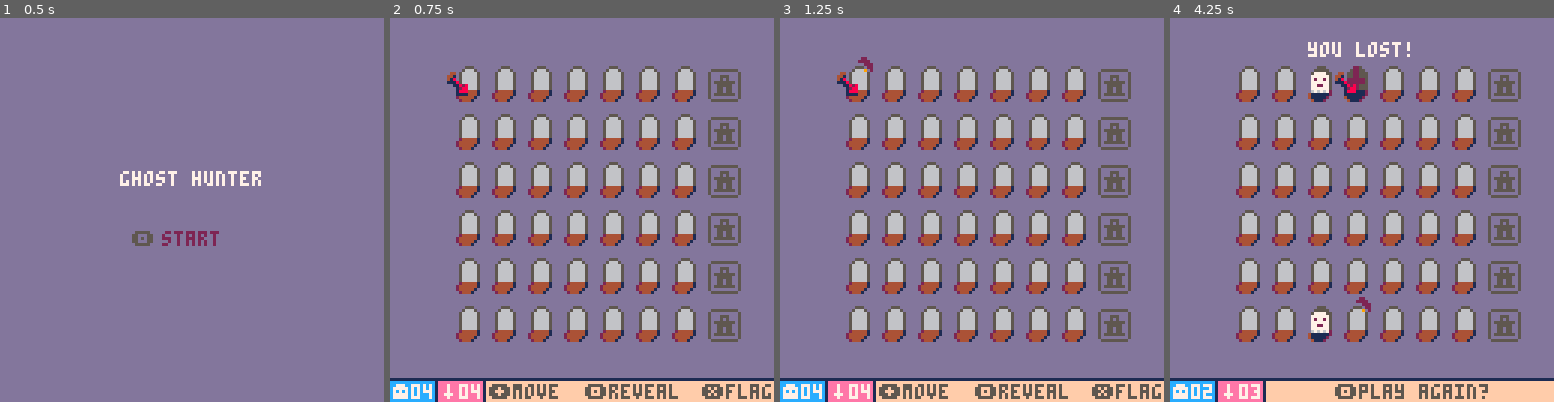
Above: before the commit, frames 1-4 (left to right).
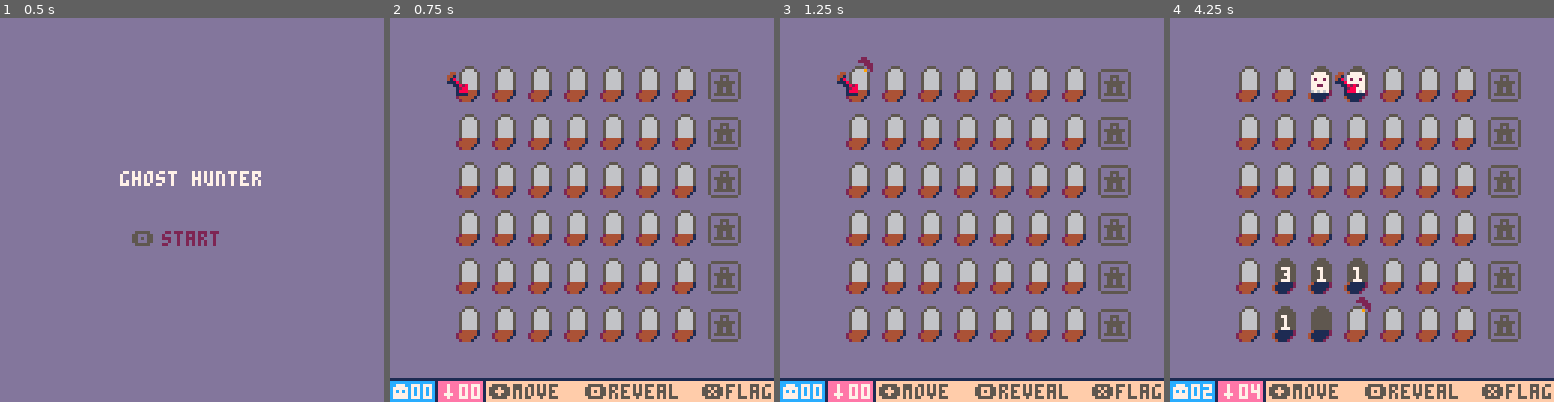
Above: after the commit, the same moments.

Repository: J0shW/ghosthunter
Game: PICO-8 cartridge ghosthunter.p8
The game is run twice, just before and just after one commit, with the same random seed, the same clock (stepped at 60 frames per second) and the same inputs.
Inputs:
- Up to frame 1 (0.5 s): tap X (X key) at 0.33 s
- Up to frame 2 (0.75 s): tap O (Z key) at 0.7 s
- Up to frame 3 (1.25 s): tap X (X key) at 1.07 s
- Up to frame 4 (4.25 s): hold Right 1.6-2.1 s; tap O (Z key) every 0.4 s from 1.7 to 4.1 s; tap X (X key) at 1.85, 2.97, 4.08 s; hold Up 2.15-2.42 s; hold Right 2.47-3.03 s; hold Left 3.08-3.58 s; hold Down 3.63-3.97 s; hold Right from 4.02 s (still down)

Frame 1 is identical in both runs. In frame 2, less than 0.1% of the frame differs, in the area x 8-23%, y 95-100%; in frame 3, less than 0.1%; in frame 4, 3.8%, in the area x 21-100%, y 6-100%.

Commit message:
Added delayed mine placement

Diff:
--- a/main.lua
+++ b/main.lua
@@ -38,6 +38,7 @@
  gamestate=gameStates.startMenu
  numMines=10
  t=0
+ firstMove=true -- this is used to make sure the first move is not a mine
 end
 
 function _draw()
@@ -171,12 +172,12 @@
 
  if gamestate==gameStates.startMenu then
   if btnp(🅾️) then
-   initBoard(4, 4)
+   clearBoard()
    gamestate=gameStates.playing
   end
  elseif gamestate==gameStates.won or gamestate==gameStates.lost then
   if btnp(🅾️) then
-   initBoard(4, 4)
+   clearBoard()
    gamestate=gameStates.playing
   end
  elseif gamestate==gameStates.playing then
@@ -205,30 +206,26 @@
    gamestate=gameStates.lost
   end
 
-  local aboveExists=cursor>boardWidth
-  local belowExists=cursor<=(boardWidth*boardHeight)-boardWidth
-  local leftExists=cursor%boardWidth!=1
-  local rightExists=cursor%boardWidth!=0
   if btnp(⬆️) then
-   cursor=aboveExists and cursor-boardWidth or (boardWidth*boardHeight)-(boardWidth-cursor)
+   cursor=aboveExists(cursor) and cursor-boardWidth or (boardWidth*boardHeight)-(boardWidth-cursor)
   end
   if btnp(⬇️) then
-   cursor=belowExists and cursor+boardWidth or ((cursor-1)%boardWidth)+1
+   cursor=belowExists(cursor) and cursor+boardWidth or ((cursor-1)%boardWidth)+1
   end
   if btnp(⬅️) then
    if activeUpgradeRow!=nil then
     activeUpgradeRow=nil
    else
-    cursor=leftExists and cursor-1 or cursor+(boardWidth-1)
+    cursor=leftExists(cursor) and cursor-1 or cursor+(boardWidth-1)
    end
   end
   if btnp(➡️) then
    -- get row of cursor
    local cursorRow=flr((cursor-1)/boardWidth)+1
-   if rightExists==false and upgrades[cursorRow]==true then
+   if rightExists(cursor)==false and upgrades[cursorRow]==true then
     activeUpgradeRow=cursorRow
    else
-    cursor=rightExists and cursor+1 or cursor-(boardWidth-1)
+    cursor=rightExists(cursor) and cursor+1 or cursor-(boardWidth-1)
    end
   end
   if btnp(❎) then
@@ -262,7 +259,10 @@
     end
     activeUpgradeRow=nil
    else
-    if board[cursor]==tileStates.empty or board[cursor]==tileStates.emptyFlagged then
+    if firstMove==true then
+     firstMove=false
+     initBoard(cursor, 4, 4)
+    elseif board[cursor]==tileStates.empty or board[cursor]==tileStates.emptyFlagged then
      revealTile(cursor)
      sfx(0)
     elseif board[cursor]==tileStates.ghost or board[cursor]==tileStates.ghostFlagged then
@@ -294,16 +294,7 @@
  end
 end
 
-function has_value (tab, val)
- for index, value in ipairs(tab) do
-  if value == val then
-   return true
-  end
- end
- return false
-end
-
-function initBoard(ghostCount, curseCount)
+function clearBoard()
  -- clear upgrades
  for i=1,boardHeight do
   upgrades[i]=nil
@@ -312,72 +303,102 @@
  for i=1,boardWidth*boardHeight do
   board[i]=tileStates.empty
  end
+ firstMove=true
+end
+
+function initBoard(firstMovePos, ghostCount, curseCount)
+ -- create array of firstMovePos and its neighbors including diagonals
+ local firstMovePosNeighbors={firstMovePos}
+ if aboveExists(firstMovePos) then
+  add(firstMovePosNeighbors, firstMovePos-boardWidth)
+ end
+ if belowExists(firstMovePos) then
+  add(firstMovePosNeighbors, firstMovePos+boardWidth)
+ end
+ if leftExists(firstMovePos) then
+  add(firstMovePosNeighbors, firstMovePos-1)
+ end
+ if rightExists(firstMovePos) then
+  add(firstMovePosNeighbors, firstMovePos+1)
+ end
+ if aboveExists(firstMovePos) and leftExists(firstMovePos) then
+  add(firstMovePosNeighbors, firstMovePos-boardWidth-1)
+ end
+ if aboveExists(firstMovePos) and rightExists(firstMovePos) then
+  add(firstMovePosNeighbors, firstMovePos-boardWidth+1)
+ end
+ if belowExists(firstMovePos) and leftExists(firstMovePos) then
+  add(firstMovePosNeighbors, firstMovePos+boardWidth-1)
+ end
+ if belowExists(firstMovePos) and rightExists(firstMovePos) then
+  add(firstMovePosNeighbors, firstMovePos+boardWidth+1)
+ end
+
  for i=1,ghostCount do
   local ghostPos=flr(rnd(boardWidth*boardHeight))+1
-  while board[ghostPos]!=tileStates.empty do
+  while has_value(firstMovePosNeighbors, ghostPos) or board[ghostPos]!=tileStates.empty do
    ghostPos=flr(rnd(boardWidth*boardHeight))+1
   end
   board[ghostPos]=tileStates.ghost
  end
  for i=1,curseCount do
   local cursePos=flr(rnd(boardWidth*boardHeight))+1
-  while board[cursePos]!=tileStates.empty do
+  while has_value(firstMovePosNeighbors, cursePos) or board[cursePos]!=tileStates.empty do
    cursePos=flr(rnd(boardWidth*boardHeight))+1
   end
   board[cursePos]=tileStates.curse
  end
+
+ -- now that the board is set up, reveal the first tile
+ revealTile(firstMovePos)
 end
 
 function countNeighbors(i)
  local count=0
- local aboveExists=i>boardWidth
- local belowExists=i<=(boardWidth*boardHeight)-boardWidth
- local leftExists=i%boardWidth!=1
- local rightExists=i%boardWidth!=0
-
- if aboveExists then
+
+ if aboveExists(i) then
   -- ghost above
   if has_value(ghostAndCurse, board[i-boardWidth]) then
    count+=1
   end
  end
- if belowExists then
+ if belowExists(i) then
   -- ghost below
   if has_value(ghostAndCurse, board[i+boardWidth]) then
    count+=1
   end
  end
- if leftExists then
+ if leftExists(i) then
   -- ghost to the left
   if has_value(ghostAndCurse, board[i-1]) then
    count+=1
   end
  end
- if rightExists then
+ if rightExists(i) then
   -- ghost to the right
   if has_value(ghostAndCurse, board[i+1]) then
    count+=1
   end
  end
- if aboveExists and leftExists then
+ if aboveExists(i) and leftExists(i) then
   -- ghost to the upper left
   if has_value(ghostAndCurse, board[i-boardWidth-1]) then
    count+=1
   end
  end
- if aboveExists and rightExists then
+ if aboveExists(i) and rightExists(i) then
   -- ghost to the upper right
   if has_value(ghostAndCurse, board[i-boardWidth+1]) then
    count+=1
   end
  end
- if belowExists and leftExists then
+ if belowExists(i) and leftExists(i) then
   -- ghost to the lower left
   if has_value(ghostAndCurse, board[i+boardWidth-1]) then
    count+=1
   end
  end
- if belowExists and rightExists then
+ if belowExists(i) and rightExists(i) then
   -- ghost to the lower right
   if has_value(ghostAndCurse, board[i+boardWidth+1]) then
    count+=1
@@ -399,53 +420,74 @@
 
   -- if it has zero neighbors, reveal the neighbors
   if countNeighbors(tileIndex)==0 then
-   local aboveExists=tileIndex>boardWidth
-   local belowExists=tileIndex<=(boardWidth*boardHeight)-boardWidth
-   local leftExists=tileIndex%boardWidth!=1
-   local rightExists=tileIndex%boardWidth!=0
-
-   if aboveExists then
+
+   if aboveExists(tileIndex) then
     if board[tileIndex-boardWidth]==tileStates.empty then
      revealTile(tileIndex-boardWidth)
     end
    end
-   if belowExists then
+   if belowExists(tileIndex) then
     if board[tileIndex+boardWidth]==tileStates.empty then
      revealTile(tileIndex+boardWidth)
     end
    end
-   if leftExists then
+   if leftExists(tileIndex) then
     if board[tileIndex-1]==tileStates.empty then
      revealTile(tileIndex-1)
     end
    end
-   if rightExists then
+   if rightExists(tileIndex) then
     if board[tileIndex+1]==tileStates.empty then
      revealTile(tileIndex+1)
     end
    end
-   if aboveExists and leftExists then
+   if aboveExists(tileIndex) and leftExists(tileIndex) then
     if board[tileIndex-boardWidth-1]==tileStates.empty then
      revealTile(tileIndex-boardWidth-1)
     end
    end
-   if aboveExists and rightExists then
+   if aboveExists(tileIndex) and rightExists(tileIndex) then
     if board[tileIndex-boardWidth+1]==tileStates.empty then
      revealTile(tileIndex-boardWidth+1)
     end
    end
-   if belowExists and leftExists then
+   if belowExists(tileIndex) and leftExists(tileIndex) then
     if board[tileIndex+boardWidth-1]==tileStates.empty then
      revealTile(tileIndex+boardWidth-1)
     end
    end
-   if belowExists and rightExists then
+   if belowExists(tileIndex) and rightExists(tileIndex) then
     if board[tileIndex+boardWidth+1]==tileStates.empty then
      revealTile(tileIndex+boardWidth+1)
     end
    end
   end
  end
+end
+
+function aboveExists(i)
+ return i>boardWidth
+end
+
+function belowExists(i)
+ return i<=(boardWidth*boardHeight)-boardWidth
+end
+
+function leftExists(i)
+ return i%boardWidth!=1
+end
+
+function rightExists(i)
+ return i%boardWidth!=0
+end
+
+function has_value (tab, val)
+ for index, value in ipairs(tab) do
+  if value == val then
+   return true
+  end
+ end
+ return false
 end
 
 function hcenter(s)
